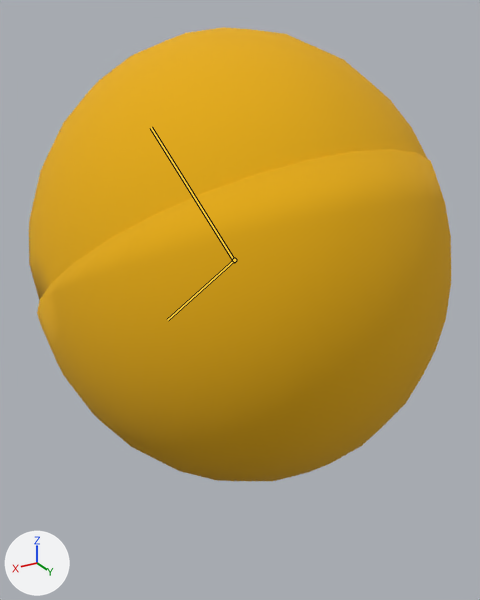
An edit to the glTF model public/pacman.glb, drawn before and after from the same camera.
Camera for both pictures: a 50 mm lens placed at (1.47, 2.5, 2.43), pointed at (-0.01, 0.04, 1.2). Arrows for +X, +Y and +Z are at lower left; the lights stay in place. The picture after the commit comes second. Both versions are drawn at frame 5 of the action 'JUMP'; the numbers are the values there. The bones that bend it are drawn over the model as lines.

The first picture shows 'jaw-lower', 'jaw-upper'.
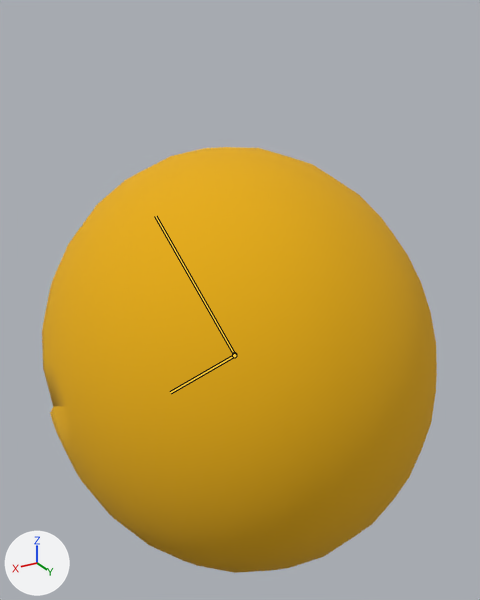
The change in detail:
Bone 'Bone' (bone_bone) moves from (0.0, 0.869, 0.0) to (0.0, 0.38, 0.0).
Bone 'Bone.001' (bone_bone_001) moves from (0.0, -0.874, 0.001) to (0.0, -0.376, 0.001).

Where the change shows, as pixel boxes (x1, y1, x2, y2) in the pictures (480 x 600 px):
'jaw-lower', posed: before (37, 149, 451, 481); after (50, 314, 437, 573)
'jaw-upper', posed: before (29, 27, 428, 301); after (42, 147, 431, 407)
bone 'Bone', root to tip: before (234, 260) to (151, 127); after (234, 354) to (155, 216)
bone 'Bone.001', root to tip: before (234, 260) to (167, 320); after (234, 355) to (170, 392)
